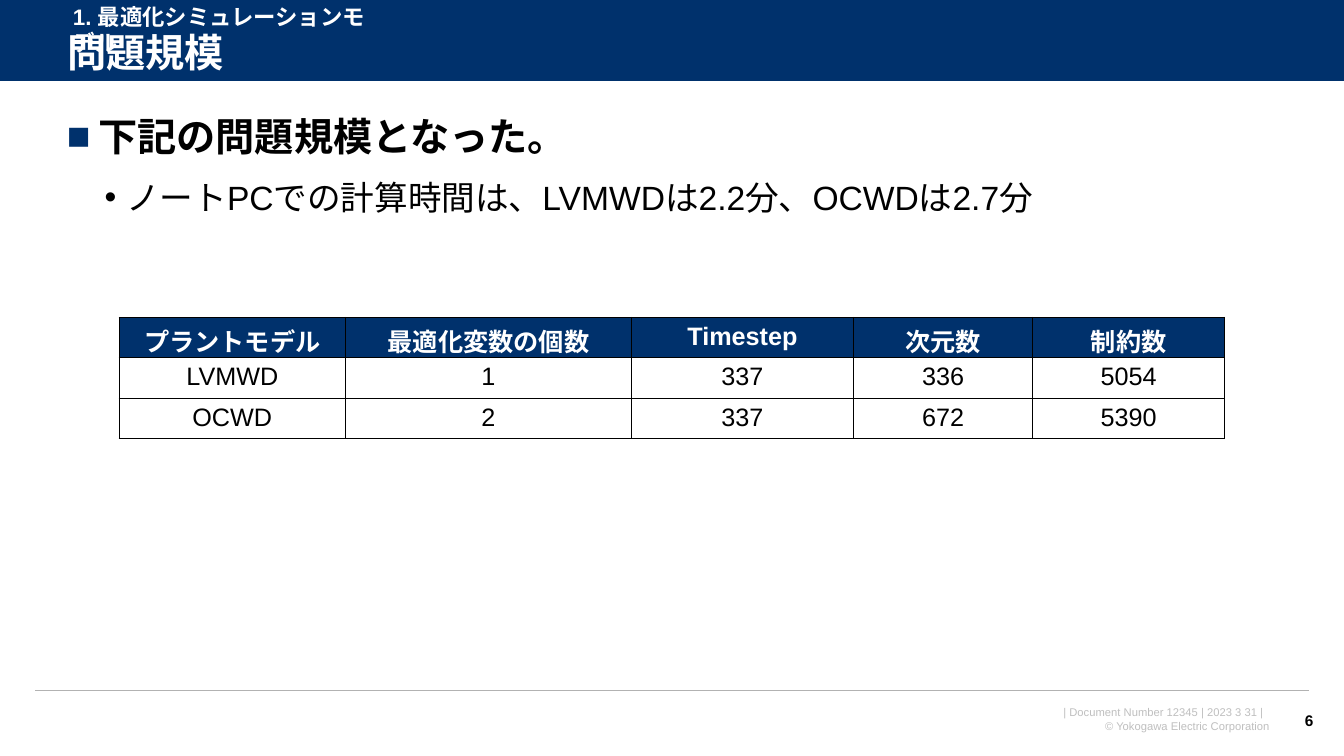
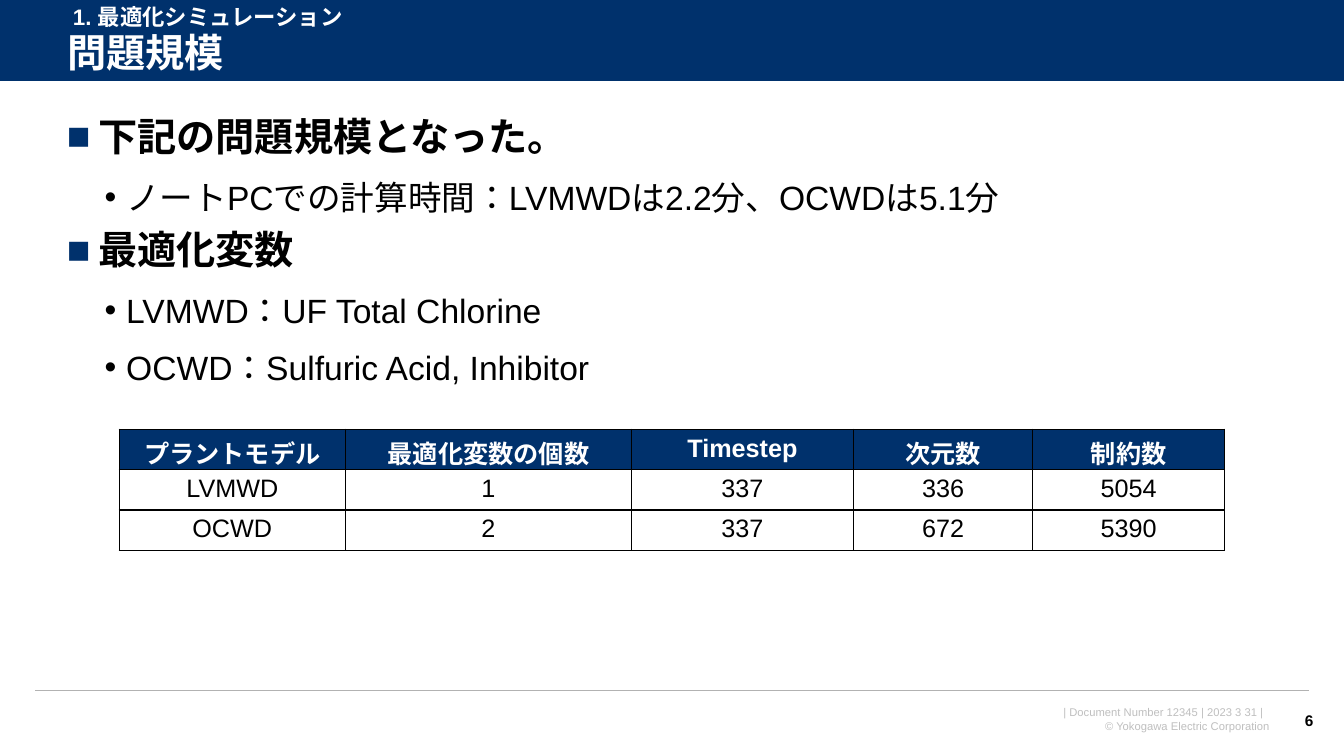
Before and after one commit to watarukumagai-git/opt, a slide deck: slide 6 of Reuse_Water/230704_NAWI定例_kuma_rev.0.pptx. Drawn at 1344x756 pixels with LibreOffice and Linux fonts; fonts in the diff are those of the drawing; background and template pictures are left out. Boxes give left, top, right and bottom in pixels: in the first picture for what was removed or moved away, otherwise in the second. Text is boxed around its words. In the diff, an @@ line names an element or a change of style, - is before the commit and + after.

```diff
--- a/Reuse_Water/230704_NAWI定例_kuma_rev.0.pptx
+++ b/Reuse_Water/230704_NAWI定例_kuma_rev.0.pptx
@@ text at (73,6,343,27): text changed @@
-1. 最適化シミュレーションモデル
+1. 最適化シミュレーション
@@ text at (98,181,999,385): text changed @@
-  • ノートPCでの計算時間は、LVMWDは2.2分、OCWDは2.7分
+  • ノートPCでの計算時間：LVMWDは2.2分、OCWDは5.1分
+■ 最適化変数
+  • LVMWD：UF Total Chlorine
+  • OCWD：Sulfuric Acid, Inhibitor
@@ table: place and size @@
-table at (119,318,1224,439)
+table at (119,430,1224,551)
```
Also in this commit, not shown: 13 other slides changed, 1 slide removed.
